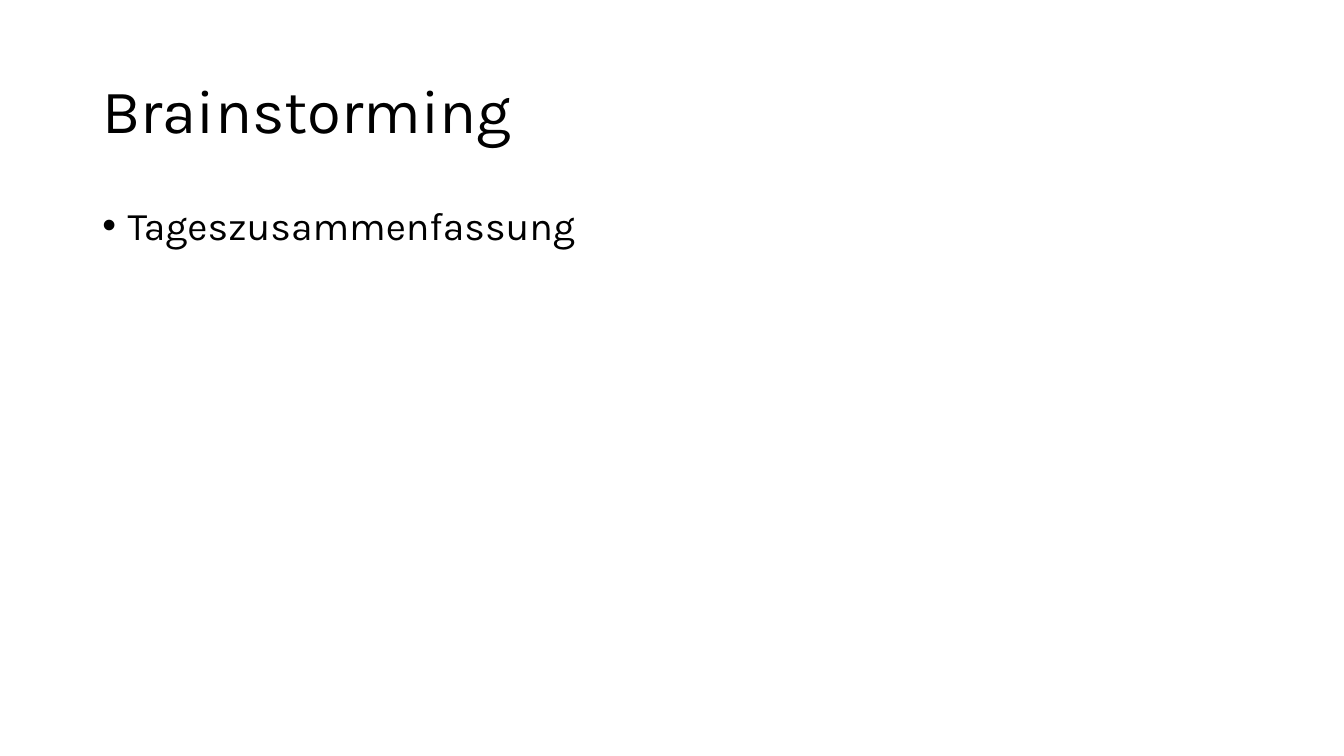
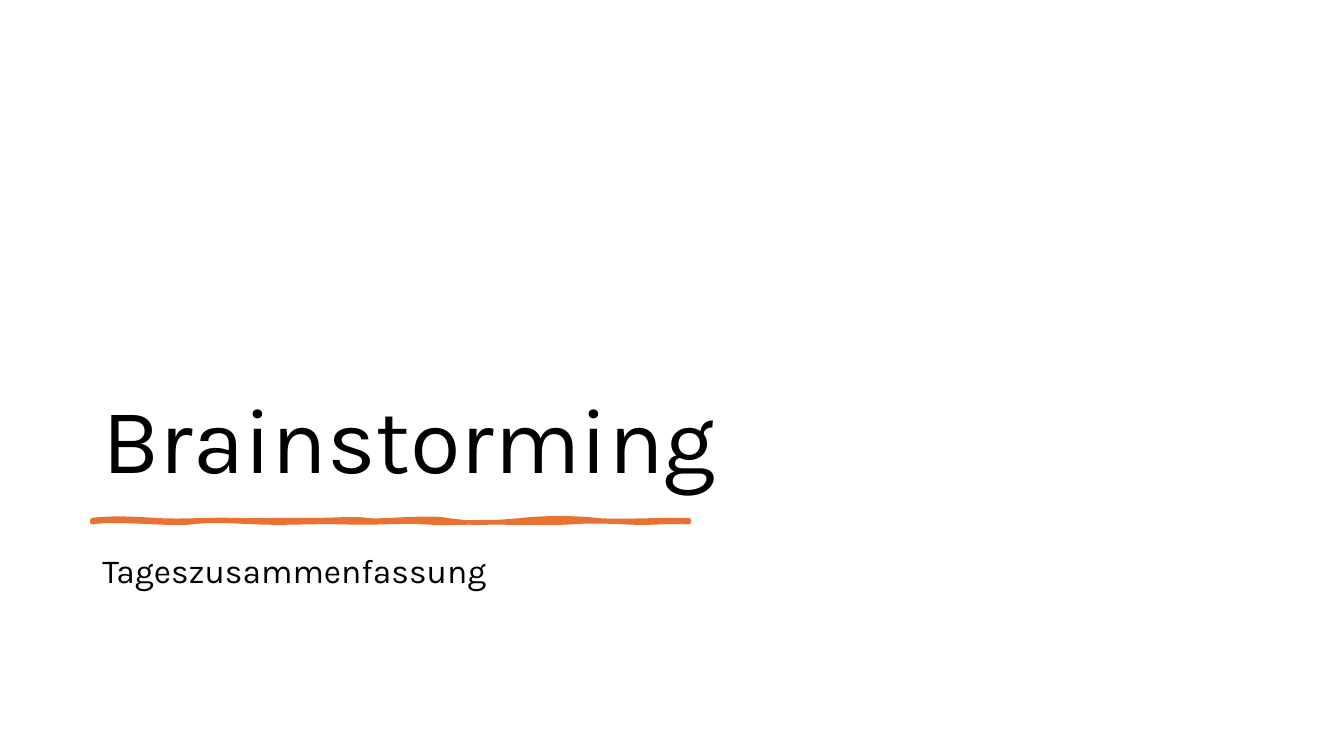
Before and after one commit to DevelopmentBvise/Schulung, a slide deck: slide 39 of CDS presentation/Tag1_Data Modeling with Core Data Services.pptx. Drawn at 1344x756 pixels with LibreOffice and Linux fonts; fonts in the diff are those of the drawing. Boxes give left, top, right and bottom in pixels: in the first picture for what was removed or moved away, otherwise in the second. Text is boxed around its words. In the diff, an @@ line names an element or a change of style, - is before the commit and + after.

Commit message:
Tag 1

```diff
--- a/CDS presentation/Tag1_Data Modeling with Core Data Services.pptx
+++ b/CDS presentation/Tag1_Data Modeling with Core Data Services.pptx
@@ title "Brainstorming": place and size @@
-title "Brainstorming" at bbox=[102, 90, 511, 148]
+title "Brainstorming" at bbox=[102, 409, 716, 494]
@@ title "Brainstorming" at bbox=[102, 409, 716, 494]: size 44 to 66 pt; vertical alignment middle to bottom @@
@@ freeform shape added at bbox=[93, 520, 690, 522], fill #E97132, outline #E97132 3.25 pt @@
@@ text "Tageszusammenfassung": place and size @@
-text "Tageszusammenfassung" at bbox=[128, 213, 575, 250]
+text "Tageszusammenfassung" at bbox=[102, 560, 486, 592]
@@ text "Tageszusammenfassung" at bbox=[102, 560, 486, 592]: size 28 to 24 pt; bullet • to none @@
```
Also in this commit, not shown: 13 slides removed.
